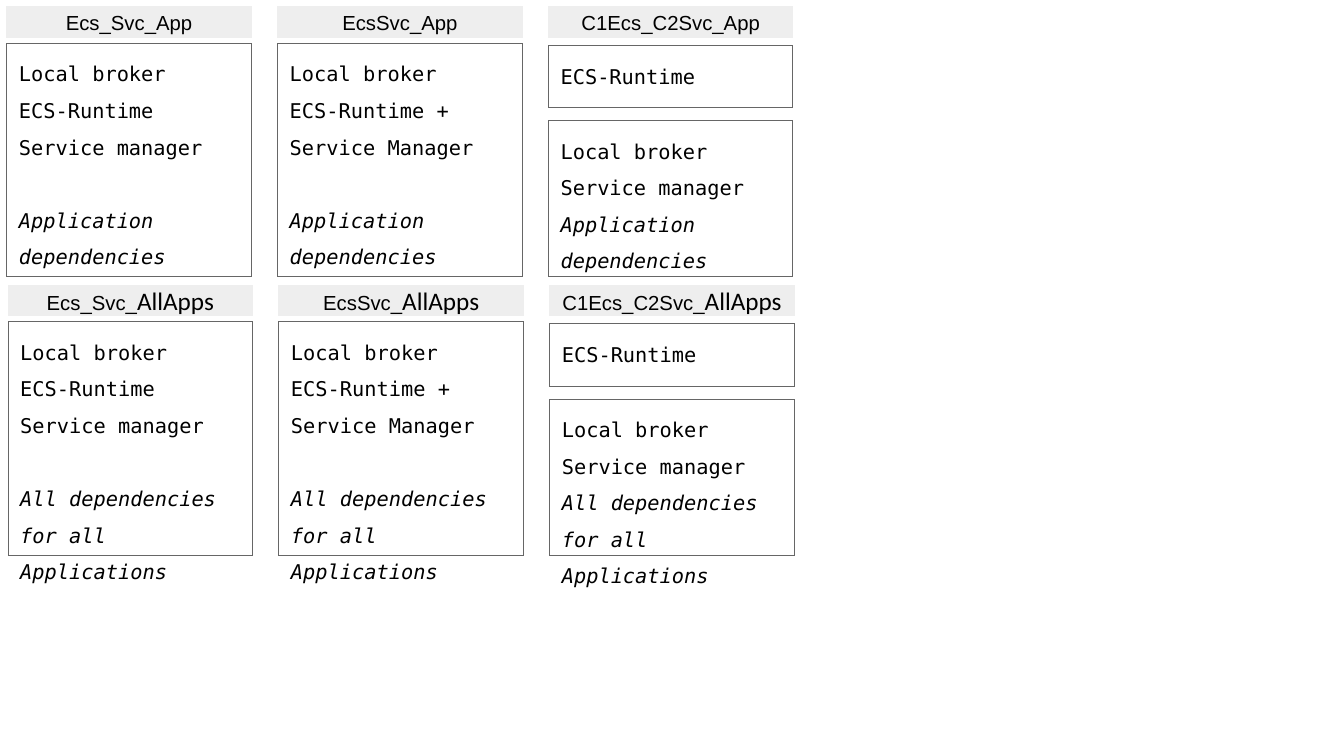
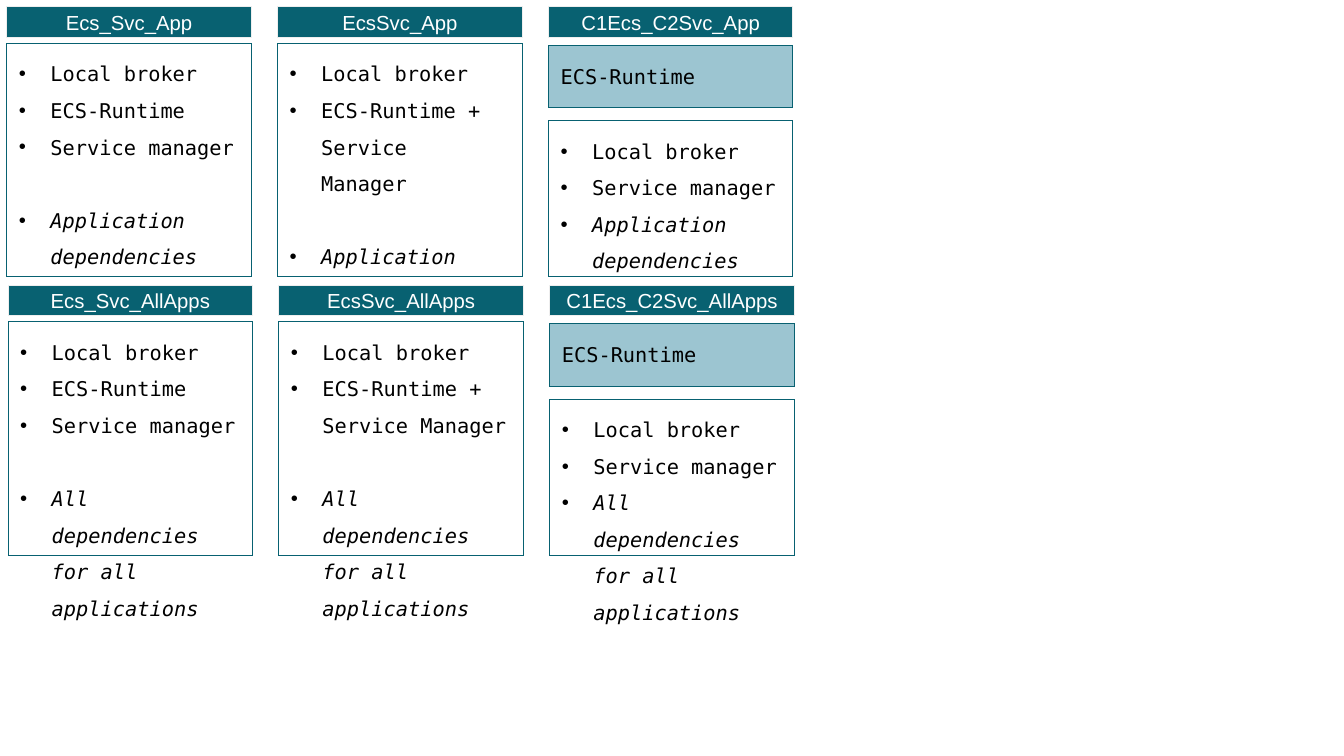
Before and after one commit to iip-ecosphere/platform, a slide deck: slide 62 of platform/documentation/src/HandbookFigures.pptx. Drawn at 1344x756 pixels with LibreOffice and Linux fonts; fonts in the diff are those of the drawing. Boxes give left, top, right and bottom in pixels: in the first picture for what was removed or moved away, otherwise in the second. Text is boxed around its words. In the diff, an @@ line names an element or a change of style, - is before the commit and + after.

```diff
--- a/platform/documentation/src/HandbookFigures.pptx
+++ b/platform/documentation/src/HandbookFigures.pptx
@@ text colour #000000 to #FFFFFF; fill #EEEEEE to #086171 in 3 elements at bbox=[7, 7, 251, 37], bbox=[278, 7, 522, 37], bbox=[548, 7, 792, 37] @@
@@ rectangle "ECS-Runtime" at bbox=[548, 45, 792, 108]: fill #FFFFFF to #9CC5D1; outline #666666 0 pt to #086171 0 pt @@
@@ bullet none to •; outline #666666 0 pt to #086171 0 pt in 3 elements at bbox=[7, 43, 251, 277], bbox=[278, 43, 522, 277], bbox=[548, 121, 792, 277] @@
@@ rectangle "Ecs_Svc_AllApps" at bbox=[8, 285, 252, 316]: size 18 to 14.5 pt, font Calibri to Arial in "Ecs_Svc_AllApps"; text colour #000000 to #FFFFFF; fill #EEEEEE to #086171 @@
@@ rectangle "EcsSvc_AllApps" at bbox=[279, 285, 523, 316]: size 18 to 14.5 pt, font Calibri to Arial in "EcsSvc_AllApps"; text colour #000000 to #FFFFFF; fill #EEEEEE to #086171 @@
@@ rectangle "C1Ecs_C2Svc_AllApps" at bbox=[549, 285, 793, 316]: size 18 to 14.5 pt, font Calibri to Arial in "C1Ecs_C2Svc_AllApps"; text colour #000000 to #FFFFFF; fill #EEEEEE to #086171 @@
@@ rectangle "ECS-Runtime" at bbox=[549, 324, 793, 386]: fill #FFFFFF to #9CC5D1; outline #666666 0 pt to #086171 0 pt @@
@@ text in rectangle at bbox=[52, 344, 236, 438]: bullet none to • @@
@@ text in rectangle at bbox=[322, 344, 506, 438]: bullet none to • @@
@@ outline #666666 0 pt to #086171 0 pt in 3 elements at bbox=[8, 322, 252, 556], bbox=[279, 322, 523, 556], bbox=[549, 399, 793, 556] @@
@@ text in rectangle at bbox=[593, 421, 777, 479]: bullet none to • @@
@@ text in rectangle at bbox=[52, 490, 199, 621]: text changed @@
-All dependencies for all Applications
+• All dependencies for all applications
@@ text in rectangle at bbox=[322, 490, 469, 621]: text changed @@
-All dependencies for all Applications
+• All dependencies for all applications
@@ text in rectangle at bbox=[593, 494, 740, 625]: text changed @@
-All dependencies for all Applications
+• All dependencies for all applications
```
Also in this commit, not shown: 1 other slide changed, 2 other files.
